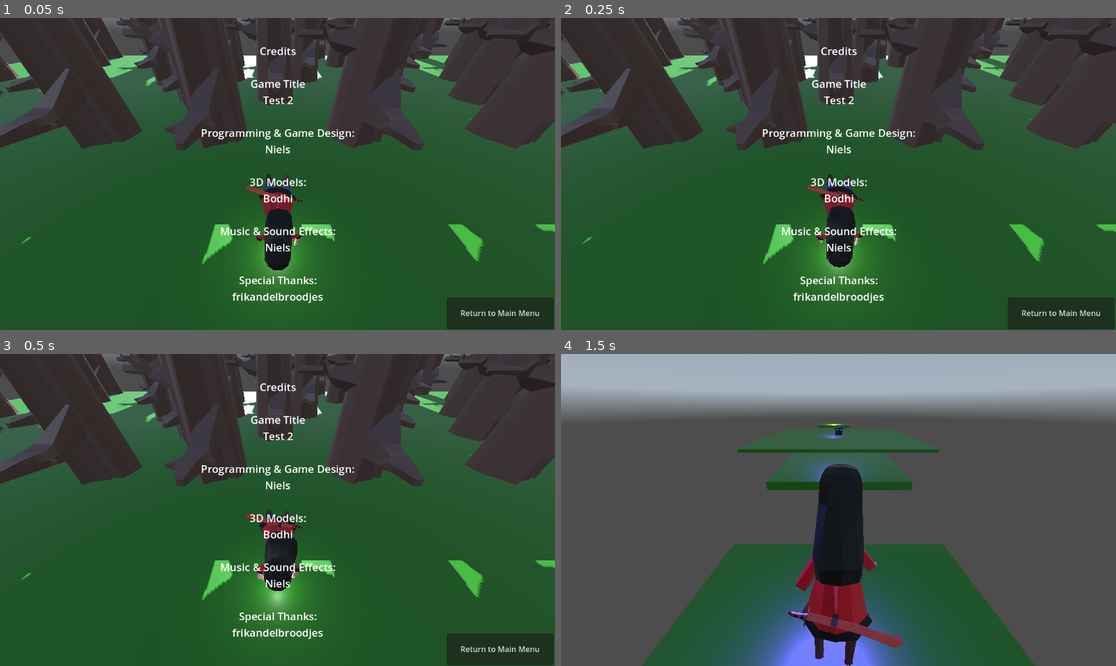
Above: before the commit, frames 1-4 (two rows, left to right).
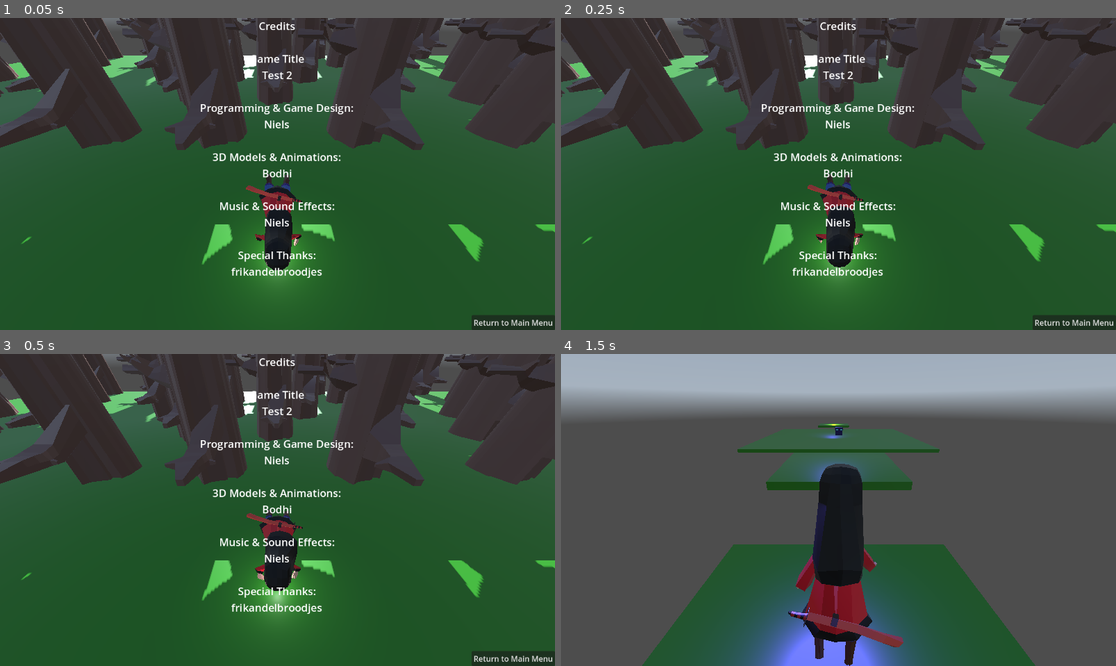
Above: after the commit, the same moments.

Repository: NielsSchool123/godot-game-benzaiten
Game: Godot game, scene res://credits.tscn
The game is run twice, just before and just after one commit, with the same random seed, the same clock (stepped at 60 frames per second) and the same inputs. This scene is started directly instead of the project's main scene. A sky picture missing from this copy of the repository is replaced by a grey-blue gradient.
Inputs:
- Up to frame 1 (0.05 s): no input
- Up to frame 2 (0.25 s): no input
- Up to frame 3 (0.5 s): no input
- Up to frame 4 (1.5 s): click "Return to Main Menu" at 0.5 s; click "level 1" at 1.25 s

The runs differ from the first frame. In frame 1, 4.9% of the frame differs, in the area x 36-100%, y 1-100%; in frame 2, 4.9%; in frame 3, 4.9%; in frame 4, nothing differs.

Commit message:
credits +sfx fix

Diff:
--- /dev/null
+++ b/credits.gd
@@ -0,0 +1,15 @@
+extends Control
+@onready var button_select: AudioStreamPlayer = $Buttonselect
+
+func _ready(): # logica voor de quit button, als de button text quit is dan runt het de logica om het af te sluiten en aders gebruikt de de funcite daaronder
+	for button in $VBoxContainer.get_children():
+		if button.name == "Quit":
+			button.pressed.connect(func(): get_tree().quit())
+		else:
+			button.pressed.connect(func(): _on_level_selected(button.name))
+
+
+func _on_level_selected(level_name: String): # logica voor levels laden, het kijkt hij de button heet  en laad dat level
+	button_select.play()
+	var scene_path = "res://" + level_name + ".tscn"
+	get_tree().change_scene_to_file(scene_path)
--- a/credits.tscn
+++ b/credits.tscn
@@ -1,6 +1,6 @@
 [gd_scene load_steps=5 format=3 uid="uid://b0dphdjryugrh"]
 
-[ext_resource type="Script" uid="uid://b83q53uec4arj" path="res://scripts/button.gd" id="1_g4wvt"]
+[ext_resource type="Script" uid="uid://dt5jmw6o1sgk4" path="res://credits.gd" id="1_g4wvt"]
 [ext_resource type="PackedScene" uid="uid://dxufgbeyng6pj" path="res://MenuBackground.tscn" id="1_nm7lk"]
 [ext_resource type="AudioStream" uid="uid://cdxbjdg0ltl4w" path="res://assets/sounds/buttonselect.wav" id="3_g4wvt"]
 
@@ -14,28 +14,37 @@
 anchor_bottom = 1.0
 grow_horizontal = 2
 grow_vertical = 2
+script = ExtResource("1_g4wvt")
 metadata/_edit_use_anchors_ = true
 
-[node name="button" type="Button" parent="." node_paths=PackedStringArray("audio_player")]
+[node name="VBoxContainer" type="VBoxContainer" parent="."]
 layout_mode = 1
 anchors_preset = -1
-anchor_left = 0.804688
-anchor_top = 0.895062
-anchor_right = 0.997761
-anchor_bottom = 0.998297
+anchor_left = 0.849826
+anchor_top = 0.95216
+anchor_right = 1.0
+anchor_bottom = 1.0
 grow_horizontal = 2
 grow_vertical = 2
-text = "Return to Main Menu"
-script = ExtResource("1_g4wvt")
-press_sound = ExtResource("3_g4wvt")
-audio_player = NodePath("../Buttonselect")
 metadata/_edit_use_anchors_ = true
 
+[node name="MainMenu" type="Button" parent="VBoxContainer"]
+layout_mode = 2
+size_flags_vertical = 3
+text = "Return to Main Menu"
+metadata/_edit_use_anchors_ = true
+
+[node name="Buttonselect" type="AudioStreamPlayer" parent="."]
+stream = ExtResource("3_g4wvt")
+volume_db = -20.0
+
+[node name="Node3D" parent="." instance=ExtResource("1_nm7lk")]
+
 [node name="Label" type="Label" parent="."]
-layout_mode = 1
-anchors_preset = -1
-anchor_right = 1.0026
-anchor_bottom = 1.00154
+layout_mode = 2
+anchor_top = 0.00154321
+anchor_right = 0.998264
+anchor_bottom = 0.99537
 text = "Credits
 
 Game Title
@@ -44,7 +53,7 @@
 Programming & Game Design:
 Niels
 
-3D Models:
+3D Models & Animations:
 Bodhi
 
 Music & Sound Effects:
@@ -54,11 +63,4 @@
 frikandelbroodjes"
 label_settings = SubResource("LabelSettings_t5rx0")
 horizontal_alignment = 1
-vertical_alignment = 1
 metadata/_edit_use_anchors_ = true
-
-[node name="Node3D" parent="." instance=ExtResource("1_nm7lk")]
-
-[node name="Buttonselect" type="AudioStreamPlayer" parent="."]
-stream = ExtResource("3_g4wvt")
-volume_db = -20.0
--- a/scripts/button.gd
+++ /dev/null
@@ -1,14 +0,0 @@
-extends Button
-
-@export var press_sound: AudioStream
-@export var audio_player: AudioStreamPlayer
-
-func _ready():
-	pressed.connect(_on_pressed)
-
-func _on_pressed():
-	if press_sound and audio_player:
-		audio_player.stream = press_sound
-		audio_player.play()
-
-	get_tree().change_scene_to_file("res://MainMenu.tscn")
Not shown, added: credits.gd.uid
Not shown, removed: scripts/button.gd.uid
